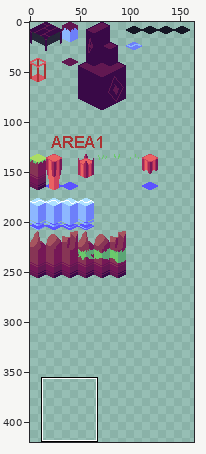
Sprite sheet, stored at Tileset/Isometic Tiles Testing.png. The first picture is a wide view before the edit; the outline marks the close-up.
Close-up. Before the commit:
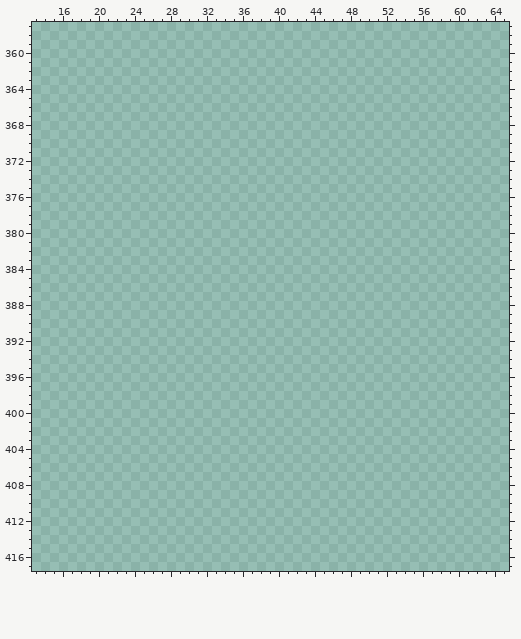
The file is 256x512 pixels. Colours within 5 levels of each other are drawn and written as one. Shown: x 13..65, y 357..417. The wide view leaves out empty margins. The commit also changed other parts of the picture, which this record leaves out.
The result:
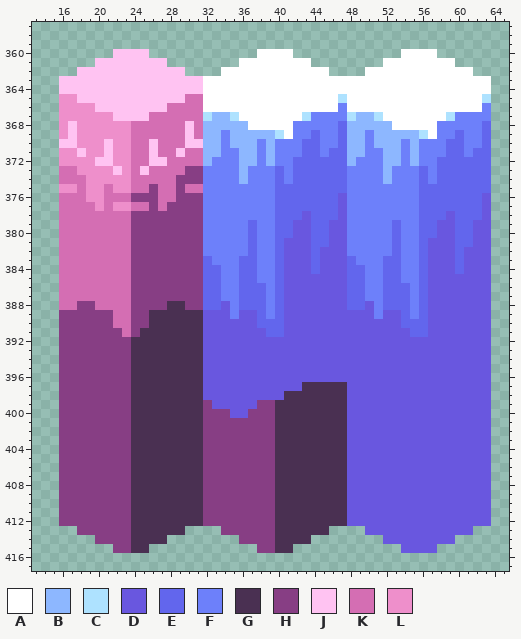
Palette (. is transparent): A #ffffff  B #8db7ff  C #aee2ff  D #6957df  E #6266ed  F #6d80fa  G #4a3052  H #873e84  J #ffc3f2  K #d46eb3  L #ee8fcb
Change:
y 360: x 22..25 .... -> JJJJ; x 38..41 .... -> AAAA; x 54..57 .... -> AAAA
y 361: x 20..27 ........ -> JJJJJJJJ; x 36..43 ........ -> AAAAAAAA; x 52..59 ........ -> AAAAAAAA
y 362: x 18..29 ............ -> JJJJJJJJJJJJ; x 34..45 ............ -> AAAAAAAAAAAA; x 50..61 ............ -> AAAAAAAAAAAA
y 363..364: x 16..63 ................................................ -> JJJJJJJJJJJJJJJJAAAAAAAAAAAAAAAAAAAAAAAAAAAAAAAA
y 365: x 16..63 ................................................ -> LLJJJJJJJJJJJJKKAAAAAAAAAAAAAAACAAAAAAAAAAAAAAAC
y 366: x 16..63 ................................................ -> LLLLJJJJJJJJKKKKAAAAAAAAAAAAAAAFAAAAAAAAAAAAAAAF
y 367: x 16..63 ................................................ -> LLLLLLJJJJKKKKKKCBBCAAAAAAACFFFFCBBCAAAAAAACFFFF
y 368: x 16..63 ................................................ -> LJLLLLLLKKKKKKJKBBBBBAAAAAFFFFFEBBBBBAAAAAFFFFFE
y 369: x 16..63 ................................................ -> LJLLLLLLKKKKKKJKBBFBBBBBCAFFEFFEBBFBBBBBCAFFEFFE
y 370: x 16..63 ................................................ -> JJLLLJLLKKJKKKJJBBFBBBFBFFFEEFFEBBFBBBFBFFFEEFFE
y 371: x 16..63 ................................................ -> LLJLLJLLKKJKKJKKBBFFBBFBFFFEEFEEBBFFBBFBFFFEEFEE
y 372: x 16..63 ................................................ -> LLLLJJLLKKJJKKKKBFFFBBFBFFEEEEEEBFFFBBFBFFEEEEEE
y 373: x 16..63 ................................................ -> KKLLLLJLKJKKKKHHFFFFBFFFEFEEEEEEFFFFBFFFEFEEEEEE
y 374: x 16..63 ................................................ -> KKKLLLLLKKKKKHHHFFFFBFFFEFEEEEEEFFFFBFFFEFEEEEEE
y 375: x 16..63 ................................................ -> LLKLLKLLKKHKKHKKFFFFFFFFEEEEEEEEFFFFFFFFEEEEEEEE
y 376: x 16..63 ................................................ -> KKKLLKKKHHHKKHHHFFFFFFFFEEEEEEEDFFFFFFFFEEEEEEED
y 377: x 16..63 ................................................ -> KKKKLKLLKKHKHHHHFFFFFFFFEEEEEEEDFFFFFFFFEEEEEEED
y 378: x 16..63 ................................................ -> KKKKKKKKHHHHHHHHFFFFFFFFEEEDEEEDFFFFFFFFEEEDEEED
y 379..380: x 16..63 ................................................ -> KKKKKKKKHHHHHHHHFFFFFEFFEEDDEEDDFFFFFEFFEEDDEEDD
y 381: x 16..63 ................................................ -> KKKKKKKKHHHHHHHHFFFFFEFFEDDDEEDDFFFFFEFFEDDDEEDD
y 382: x 16..63 ................................................ -> KKKKKKKKHHHHHHHHFFFFFEFFEDDDEDDDFFFFFEFFEDDDEDDD
y 383: x 16..63 ................................................ -> KKKKKKKKHHHHHHHHEFFFEEFFEDDDEDDDEFFFEEFFEDDDEDDD
y 384: x 16..63 ................................................ -> KKKKKKKKHHHHHHHHEEFFEEFFEDDDEDDDEEFFEEFFEDDDEDDD
y 385: x 16..63 ................................................ -> KKKKKKKKHHHHHHHHEEFFEEFFEDDDDDDDEEFFEEFFEDDDDDDD
y 386..387: x 16..63 ................................................ -> KKKKKKKKHHHHHHHHEEFFEEEFEDDDDDDDEEFFEEEFEDDDDDDD
y 388: x 16..63 ................................................ -> KKHHKKKKHHHHGGHHEEDFEEEFEDDDDDDDEEDFEEEFEDDDDDDD
y 389: x 16..63 ................................................ -> HHHHHHKKHHGGGGGGDDDFDDEFEDDDDDDDDDDFDDEFEDDDDDDD
y 390: x 16..63 ................................................ -> HHHHHHKKHHGGGGGGDDDDDDEEEDDDDDDDDDDDDDEEEDDDDDDD
y 391: x 16..63 ................................................ -> HHHHHHHKHGGGGGGGDDDDDDDEEDDDDDDDDDDDDDDEEDDDDDDD
y 392..396: x 16..63 ................................................ -> HHHHHHHHGGGGGGGGDDDDDDDDDDDDDDDDDDDDDDDDDDDDDDDD
y 397: x 16..63 ................................................ -> HHHHHHHHGGGGGGGGDDDDDDDDDDDGGGGGDDDDDDDDDDDDDDDD
y 398: x 16..63 ................................................ -> HHHHHHHHGGGGGGGGDDDDDDDDDGGGGGGGDDDDDDDDDDDDDDDD
y 399: x 16..63 ................................................ -> HHHHHHHHGGGGGGGGHDDDDDHHGGGGGGGGDDDDDDDDDDDDDDDD
y 400: x 16..63 ................................................ -> HHHHHHHHGGGGGGGGHHHDDHHHGGGGGGGGDDDDDDDDDDDDDDDD
y 401..412: x 16..63 ................................................ -> HHHHHHHHGGGGGGGGHHHHHHHHGGGGGGGGDDDDDDDDDDDDDDDD
y 413: x 18..29 ............ -> HHHHHHGGGGGG; x 34..45 ............ -> HHHHHHGGGGGG; x 50..61 ............ -> DDDDDDDDDDDD
y 414: x 20..27 ........ -> HHHHGGGG; x 36..43 ........ -> HHHHGGGG; x 52..59 ........ -> DDDDDDDD
y 415: x 22..25 .... -> HHGG; x 38..41 .... -> HHGG; x 54..57 .... -> DDDD
